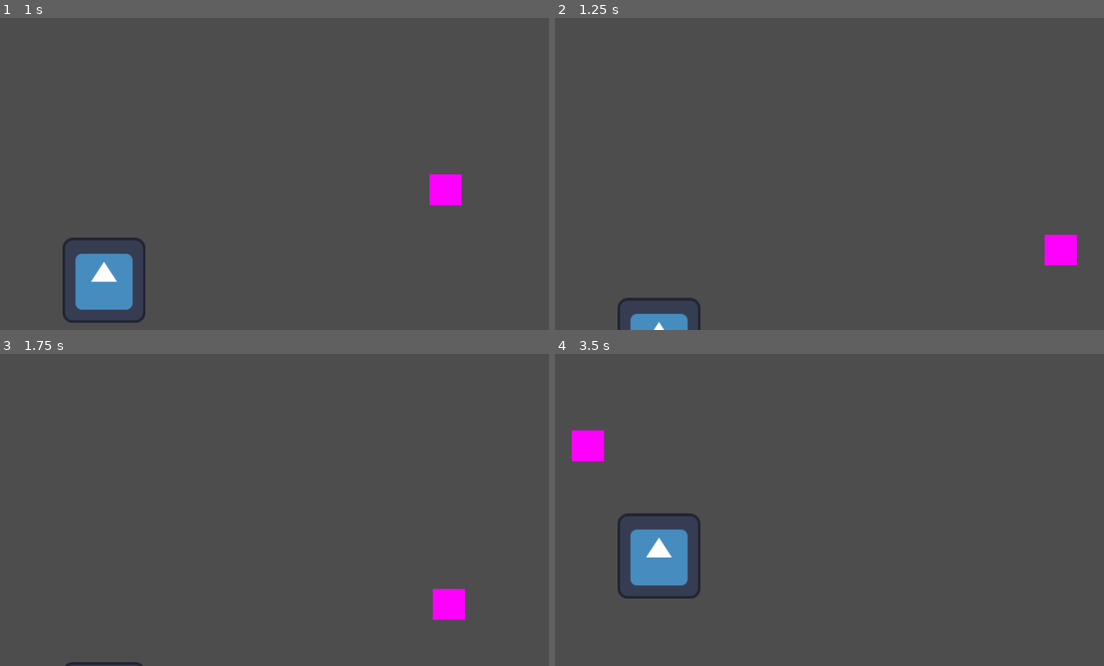
Above: before the commit, frames 1-4 (two rows, left to right).
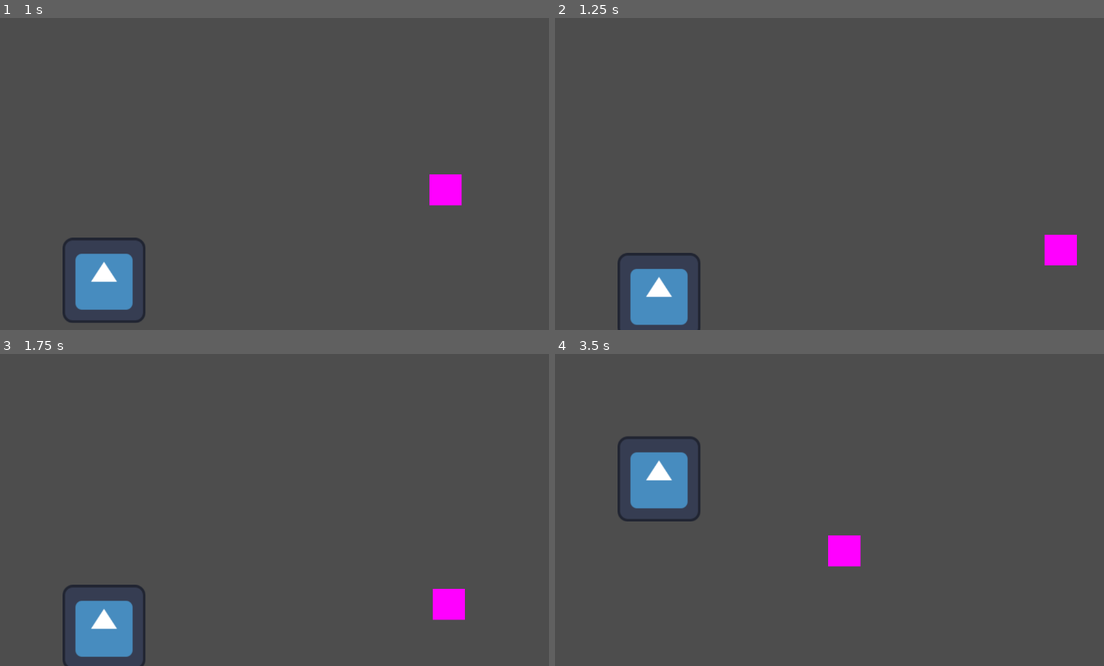
Above: after the commit, the same moments.

Repository: Game-Development-Club-at-UTK/FOOSBALL-NEW
Game: Godot game, scene res://scenes/player.tscn
Same seed, same stepped clock (60 frames per second), same inputs: the game is played once before the commit and once after it. The engine's default icon, where the game draws it, is replaced by a stand-in: a white triangle on a blue panel in a dark square.
Inputs:
- Up to frame 1 (1 s): hold S (s) from 0.53 s (still down)
- Up to frame 2 (1.25 s): keep holding S (s)
- Up to frame 3 (1.75 s): release S (s) at 1.28 s; tap S (s) at 1.35 s
- Up to frame 4 (3.5 s): hold W (w) 2.03-2.78 s; tap S (s) at 2.3, 2.85 s

Frame 1 is identical in both runs. In frame 2, 2.1% of the frame differs, in the area x 11-27%, y 75-100%; in frame 3, 2.4%; in frame 4, 5.9%, in the area x 3-56%, y 24-79%.

Commit message:
Player can no longer leave the map

Diff:
--- a/scripts/player.gd
+++ b/scripts/player.gd
@@ -1,5 +1,6 @@
 extends StaticBody2D
 
+var velocity = Vector2(0,0)
 
 # Called when the node enters the scene tree for the first time.
 func _ready() -> void:
@@ -13,3 +14,6 @@
 		position.y += 500 * delta
 	if Input.is_action_pressed("w"):
 		position.y -= 500 * delta
+
+func _physics_process(delta: float) -> void:
+	move_and_collide(velocity * delta)
Not shown, added: .DS_Store
